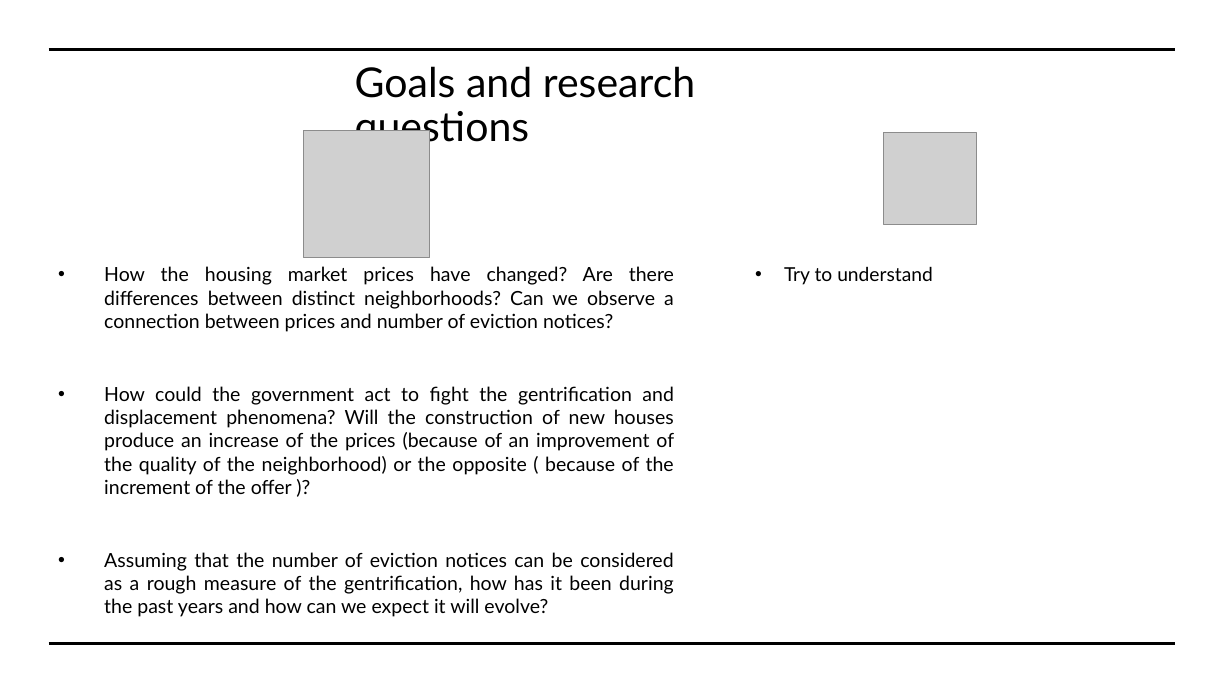
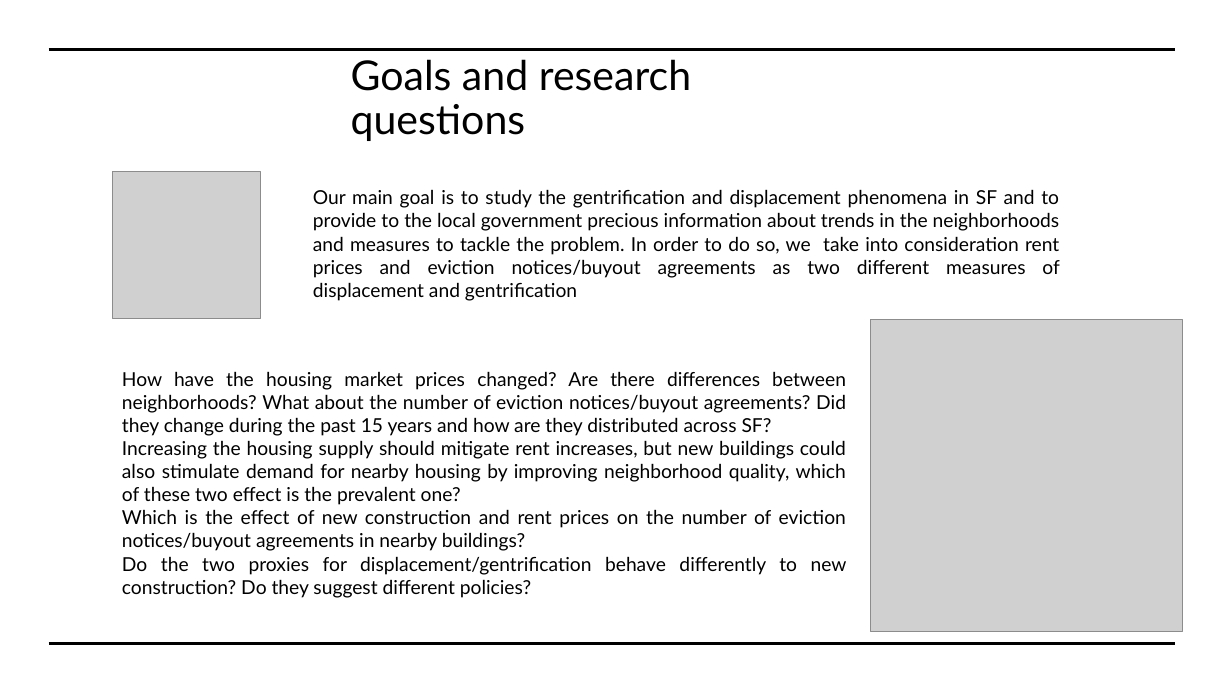
Before and after one commit to pietrobogani/SF-houses, a slide deck: slide 3 of ppt_parziale.pptx (slide 4 before the commit). Drawn at 1232x693 pixels with LibreOffice and Linux fonts; fonts in the diff are those of the drawing; grey boxes stand for pictures. Boxes give left, top, right and bottom in pixels: in the first picture for what was removed or moved away, otherwise in the second. Text is boxed around its words. In the diff, an @@ line names an element or a change of style, - is before the commit and + after.

```diff
--- a/ppt_parziale.pptx
+++ b/ppt_parziale.pptx
@@ title "Goals and research questions": place and size @@
-title "Goals and research questions" at (355, 66, 695, 149)
+title "Goals and research questions" at (351, 59, 691, 141)
@@ picture removed at (303, 131, 430, 258) @@
@@ picture removed at (884, 133, 976, 226) @@
@@ picture added at (113, 171, 260, 318) @@
@@ subtitle at (313, 189, 1060, 301): text changed; size 15.2 to 15 pt @@
-• How the housing market prices have changed? Are there differences between distinct neighborhoods? Can we observe a connection between prices and number of eviction notices?
-• How could the government act to fight the gentrification and displacement phenomena? Will the construction of new houses produce an increase of the prices (because of an improvement of the quality of the neighborhood) or the opposite ( because of the increment of the offer )?
-• Assuming that the number of eviction notices can be considered as a rough measure of the gentrification, how has it been during the past years and how can we expect it will evolve?
+Our main goal is to study the gentrification and displacement phenomena in SF and to provide to the local government precious information about trends in the neighborhoods and measures to tackle the problem. In order to do so, we take into consideration rent prices and eviction notices/buyout agreements as two different measures of displacement and gentrification
@@ text removed at (784, 266, 933, 285) @@
-• Try to understand
@@ picture added at (871, 320, 1182, 631) @@
@@ text added at (122, 371, 847, 598), 15 pt, text #000000 @@
+How have the housing market prices changed? Are there differences between neighborhoods? What about the number of eviction notices/buyout agreements? Did they change during the past 15 years and how are they distributed across SF?
+Increasing the housing supply should mitigate rent increases, but new buildings could also stimulate demand for nearby housing by improving neighborhood quality, which of these two effect is the prevalent one?
+Which is the effect of new construction and rent prices on the number of eviction notices/buyout agreements in nearby buildings?
+Do the two proxies for displacement/gentrification behave differently to new construction? Do they suggest different policies?
```
Also in this commit, not shown: 2 other slides changed, 1 slide removed.
